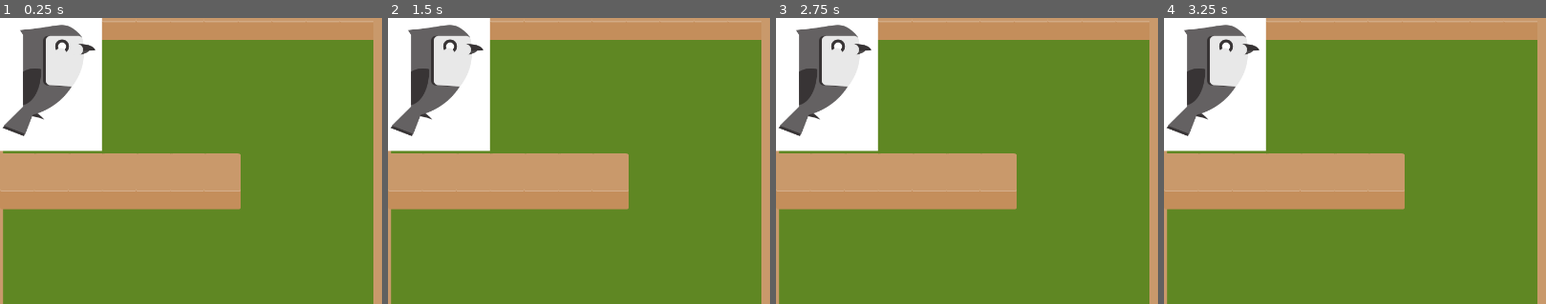
Above: before the commit, frames 1-4 (left to right).
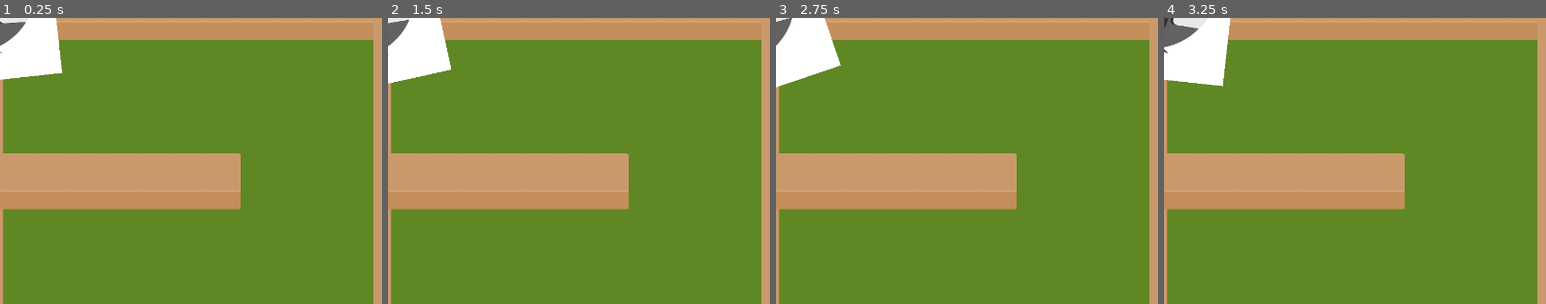
Above: after the commit, the same moments.

Repository: AlecTroemel/LudumDare46-EarlyWorm
Game: Godot game, scene res://World.tscn
Same seed, same stepped clock (60 frames per second), same inputs: the game is played once before the commit and once after it. The project has no main scene, so this scene is started directly.
Inputs:
- Up to frame 1 (0.25 s): no input
- Up to frame 2 (1.5 s): tap Enter (ui_accept) at 0.5, 0.77 s; hold Right (ui_right) 0.53-1.28 s; tap Space at 0.6, 1.35 s; hold Down (ui_down) from 1.28 s (still down)
- Up to frame 3 (2.75 s): tap Enter (ui_accept) at 1.52 s; release Down (ui_down) at 2.03 s; hold Right (ui_right) from 2.03 s (still down); tap Space at 2.1 s
- Up to frame 4 (3.25 s): release Right (ui_right) at 2.78 s; hold Up (ui_up) from 2.78 s (still down); tap Space at 2.85 s; tap Enter (ui_accept) at 3.02 s
The pictures show only the part of the screen within x 0-50%, y 0-50%; the shares and areas given below are measured in that part.

The runs differ from the first frame. In frame 1, 11% of the frame differs, in the area x 0-27%, y 0-47%; in frame 2, 11%; in frame 3, 11%; in frame 4, 11%.

Commit message:
basic animations

Diff:
--- a/Bird.tscn
+++ b/Bird.tscn
@@ -1,8 +1,91 @@
-[gd_scene load_steps=3 format=2]
+[gd_scene load_steps=6 format=2]
 
 [ext_resource path="res://assets/art/test_birb.png" type="Texture" id=1]
+[ext_resource path="res://starving.tres" type="Animation" id=2]
 
-[sub_resource type="SpriteFrames" id=1]
+[sub_resource type="Animation" id=1]
+resource_name = "Happy"
+length = 1.2
+loop = true
+tracks/0/type = "value"
+tracks/0/path = NodePath(".:position")
+tracks/0/interp = 1
+tracks/0/loop_wrap = true
+tracks/0/imported = false
+tracks/0/enabled = true
+tracks/0/keys = {
+"times": PoolRealArray( 0, 0.2, 0.4, 0.5, 0.6, 0.8, 1, 1.1, 1.2 ),
+"transitions": PoolRealArray( 1, 1, 1, 1, 1, 1, 1, 1, 1 ),
+"update": 0,
+"values": [ Vector2( 40, 0 ), Vector2( 0, -5 ), Vector2( -40, 0 ), Vector2( -40, 0 ), Vector2( -40, 0 ), Vector2( 0, -5 ), Vector2( 40, 0 ), Vector2( 40, 0 ), Vector2( 40, 0 ) ]
+}
+tracks/1/type = "value"
+tracks/1/path = NodePath(".:scale")
+tracks/1/interp = 1
+tracks/1/loop_wrap = true
+tracks/1/imported = false
+tracks/1/enabled = true
+tracks/1/keys = {
+"times": PoolRealArray( 0, 0.2, 0.4, 0.5, 0.6, 0.8, 1, 1.1, 1.2 ),
+"transitions": PoolRealArray( 1, 1, 1, 1, 1, 1, 1, 1, 1 ),
+"update": 0,
+"values": [ Vector2( 1, 1 ), Vector2( 1, 0.8 ), Vector2( 1, 1 ), Vector2( 1, 1.01 ), Vector2( 1, 1 ), Vector2( 1, 0.8 ), Vector2( 1, 1 ), Vector2( 1, 1.01 ), Vector2( 1, 1 ) ]
+}
+tracks/2/type = "value"
+tracks/2/path = NodePath(".:rotation_degrees")
+tracks/2/interp = 1
+tracks/2/loop_wrap = true
+tracks/2/imported = false
+tracks/2/enabled = true
+tracks/2/keys = {
+"times": PoolRealArray( 0, 0.4, 0.5, 0.6, 1, 1.1, 1.2 ),
+"transitions": PoolRealArray( 1, 1, 1, 1, 1, 1, 1 ),
+"update": 0,
+"values": [ 25.0, -25.0, -26.0, -25.0, 25.0, 26.0, 25.0 ]
+}
+
+[sub_resource type="Animation" id=2]
+resource_name = "Hungry"
+length = 2.5
+loop = true
+tracks/0/type = "value"
+tracks/0/path = NodePath(".:position")
+tracks/0/interp = 1
+tracks/0/loop_wrap = true
+tracks/0/imported = false
+tracks/0/enabled = true
+tracks/0/keys = {
+"times": PoolRealArray( 0, 1, 1.3, 2, 2.5 ),
+"transitions": PoolRealArray( 1, 1, 1, 1, 1 ),
+"update": 0,
+"values": [ Vector2( 5, 0 ), Vector2( 5, -10 ), Vector2( 5, -10 ), Vector2( 5, 0 ), Vector2( 5, 0 ) ]
+}
+tracks/1/type = "value"
+tracks/1/path = NodePath(".:rotation_degrees")
+tracks/1/interp = 1
+tracks/1/loop_wrap = true
+tracks/1/imported = false
+tracks/1/enabled = true
+tracks/1/keys = {
+"times": PoolRealArray( 0, 2, 2.5 ),
+"transitions": PoolRealArray( 1, 1, 1 ),
+"update": 0,
+"values": [ 1.0, 1.0, 1.0 ]
+}
+tracks/2/type = "value"
+tracks/2/path = NodePath(".:scale")
+tracks/2/interp = 1
+tracks/2/loop_wrap = true
+tracks/2/imported = false
+tracks/2/enabled = true
+tracks/2/keys = {
+"times": PoolRealArray( 0, 1, 1.3, 2, 2.5 ),
+"transitions": PoolRealArray( 1, 1, 1, 1, 1 ),
+"update": 0,
+"values": [ Vector2( 1, 1 ), Vector2( 1, 1.05 ), Vector2( 1, 1.05 ), Vector2( 1, 1 ), Vector2( 1, 1 ) ]
+}
+
+[sub_resource type="SpriteFrames" id=3]
 animations = [ {
 "frames": [ ExtResource( 1 ) ],
 "loop": true,
@@ -11,7 +94,16 @@
 } ]
 
 [node name="Bird" type="Node2D"]
+position = Vector2( 10, 10 )
+rotation = 0.174533
+scale = Vector2( 1.1, 0.95 )
+
+[node name="AnimationPlayer" type="AnimationPlayer" parent="."]
+autoplay = "Happy"
+anims/Happy = SubResource( 1 )
+anims/Hungry = SubResource( 2 )
+anims/Starving = ExtResource( 2 )
 
 [node name="AnimatedSprite" type="AnimatedSprite" parent="."]
 scale = Vector2( 0.5, 0.5 )
-frames = SubResource( 1 )
+frames = SubResource( 3 )
--- /dev/null
+++ b/happy.tres
@@ -0,0 +1,42 @@
+[gd_resource type="Animation" format=2]
+
+[resource]
+resource_name = "Happy"
+length = 1.2
+loop = true
+tracks/0/type = "value"
+tracks/0/path = NodePath(".:position")
+tracks/0/interp = 1
+tracks/0/loop_wrap = true
+tracks/0/imported = false
+tracks/0/enabled = true
+tracks/0/keys = {
+"times": PoolRealArray( 0, 0.2, 0.4, 0.5, 0.6, 0.8, 1, 1.1, 1.2 ),
+"transitions": PoolRealArray( 1, 1, 1, 1, 1, 1, 1, 1, 1 ),
+"update": 0,
+"values": [ Vector2( 40, 0 ), Vector2( 0, -5 ), Vector2( -40, 0 ), Vector2( -40, 0 ), Vector2( -40, 0 ), Vector2( 0, -5 ), Vector2( 40, 0 ), Vector2( 40, 0 ), Vector2( 40, 0 ) ]
+}
+tracks/1/type = "value"
+tracks/1/path = NodePath(".:scale")
+tracks/1/interp = 1
+tracks/1/loop_wrap = true
+tracks/1/imported = false
+tracks/1/enabled = true
+tracks/1/keys = {
+"times": PoolRealArray( 0, 0.2, 0.4, 0.5, 0.6, 0.8, 1, 1.1, 1.2 ),
+"transitions": PoolRealArray( 1, 1, 1, 1, 1, 1, 1, 1, 1 ),
+"update": 0,
+"values": [ Vector2( 1, 1 ), Vector2( 1, 0.8 ), Vector2( 1, 1 ), Vector2( 1, 1.01 ), Vector2( 1, 1 ), Vector2( 1, 0.8 ), Vector2( 1, 1 ), Vector2( 1, 1.01 ), Vector2( 1, 1 ) ]
+}
+tracks/2/type = "value"
+tracks/2/path = NodePath(".:rotation_degrees")
+tracks/2/interp = 1
+tracks/2/loop_wrap = true
+tracks/2/imported = false
+tracks/2/enabled = true
+tracks/2/keys = {
+"times": PoolRealArray( 0, 0.4, 0.5, 0.6, 1, 1.1, 1.2 ),
+"transitions": PoolRealArray( 1, 1, 1, 1, 1, 1, 1 ),
+"update": 0,
+"values": [ 25.0, -25.0, -26.0, -25.0, 25.0, 26.0, 25.0 ]
+}
--- /dev/null
+++ b/hungry.tres
@@ -0,0 +1,42 @@
+[gd_resource type="Animation" format=2]
+
+[resource]
+resource_name = "Hungry"
+length = 2.5
+loop = true
+tracks/0/type = "value"
+tracks/0/path = NodePath(".:position")
+tracks/0/interp = 1
+tracks/0/loop_wrap = true
+tracks/0/imported = false
+tracks/0/enabled = true
+tracks/0/keys = {
+"times": PoolRealArray( 0, 1, 1.3, 2, 2.5 ),
+"transitions": PoolRealArray( 1, 1, 1, 1, 1 ),
+"update": 0,
+"values": [ Vector2( 5, 0 ), Vector2( 5, -10 ), Vector2( 5, -10 ), Vector2( 5, 0 ), Vector2( 5, 0 ) ]
+}
+tracks/1/type = "value"
+tracks/1/path = NodePath(".:rotation_degrees")
+tracks/1/interp = 1
+tracks/1/loop_wrap = true
+tracks/1/imported = false
+tracks/1/enabled = true
+tracks/1/keys = {
+"times": PoolRealArray( 0, 2, 2.5 ),
+"transitions": PoolRealArray( 1, 1, 1 ),
+"update": 0,
+"values": [ 1.0, 1.0, 1.0 ]
+}
+tracks/2/type = "value"
+tracks/2/path = NodePath(".:scale")
+tracks/2/interp = 1
+tracks/2/loop_wrap = true
+tracks/2/imported = false
+tracks/2/enabled = true
+tracks/2/keys = {
+"times": PoolRealArray( 0, 1, 1.3, 2, 2.5 ),
+"transitions": PoolRealArray( 1, 1, 1, 1, 1 ),
+"update": 0,
+"values": [ Vector2( 1, 1 ), Vector2( 1, 1.05 ), Vector2( 1, 1.05 ), Vector2( 1, 1 ), Vector2( 1, 1 ) ]
+}
--- /dev/null
+++ b/starving.tres
@@ -0,0 +1,42 @@
+[gd_resource type="Animation" format=2]
+
+[resource]
+resource_name = "Starving"
+length = 2.0
+loop = true
+tracks/0/type = "value"
+tracks/0/path = NodePath(".:position")
+tracks/0/interp = 1
+tracks/0/loop_wrap = true
+tracks/0/imported = false
+tracks/0/enabled = true
+tracks/0/keys = {
+"times": PoolRealArray( 0, 0.8, 1, 1.5, 2 ),
+"transitions": PoolRealArray( 1, 1, 1, 1, 1 ),
+"update": 0,
+"values": [ Vector2( 10, 10 ), Vector2( 12, 0 ), Vector2( 12, 0 ), Vector2( 10, 10 ), Vector2( 10, 10 ) ]
+}
+tracks/1/type = "value"
+tracks/1/path = NodePath(".:rotation_degrees")
+tracks/1/interp = 1
+tracks/1/loop_wrap = true
+tracks/1/imported = false
+tracks/1/enabled = true
+tracks/1/keys = {
+"times": PoolRealArray( 0, 1.5, 2 ),
+"transitions": PoolRealArray( 1, 1, 1 ),
+"update": 0,
+"values": [ 10.0, 10.0, 10.0 ]
+}
+tracks/2/type = "value"
+tracks/2/path = NodePath(".:scale")
+tracks/2/interp = 1
+tracks/2/loop_wrap = true
+tracks/2/imported = false
+tracks/2/enabled = true
+tracks/2/keys = {
+"times": PoolRealArray( 0, 0.8, 1, 1.5, 2 ),
+"transitions": PoolRealArray( 1, 1, 1, 1, 1 ),
+"update": 0,
+"values": [ Vector2( 1.1, 0.95 ), Vector2( 1, 1.05 ), Vector2( 1, 1.05 ), Vector2( 1.1, 0.95 ), Vector2( 1.1, 0.95 ) ]
+}
